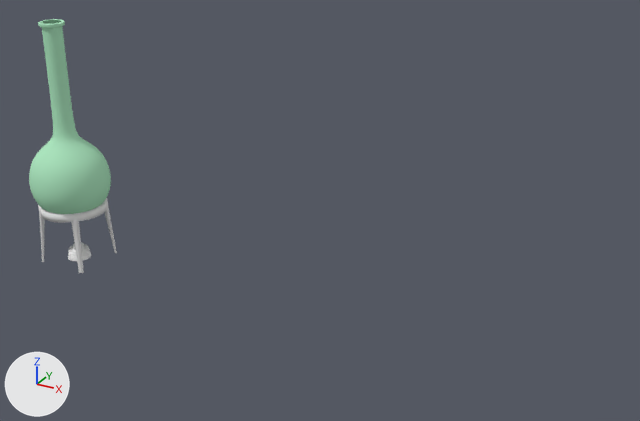
One commit to the Blender file Assets/models/house/floor02/lab/volumetric_flask01.blend: the scene before it, then after it.
Rendered twice from a camera (50 mm lens) standing at (2.32, -2.27, 1.14) and looking at (1.08, -0.01, 0.01). Lighting does not change. The marker at lower left points along +X, +Y and +Z.

In view in the first picture: 'metal_stand.000', 'volumetric_flask.000'.
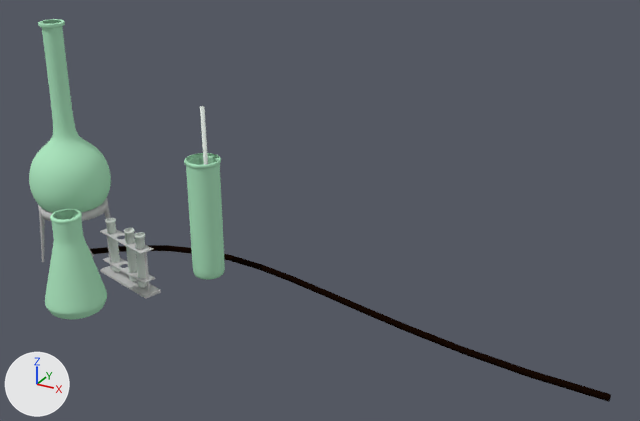
Commit message: volumetric_flask01: beaker and conical flask added, gas hose, test tubes and test tube holder added

Changed parts and their boxes (x1, y1, x2, y2) in the pictures (640 x 421 px):
'conical_flask.000', added (green)
    after: (45, 209, 107, 319)
'beaker.000', added (green)
    after: (184, 153, 225, 280)
'gas_hose.000', added (black)
    after: (90, 245, 611, 402)
'base', added
    after: (100, 266, 161, 299)
'plates', added
    after: (100, 229, 156, 284)
'test_tube.000', added
    after: (134, 232, 147, 288)
'test_tube.002', added
    after: (124, 228, 137, 282)
'test_tube.001', added
    after: (105, 218, 121, 273)
'stir.000', added
    after: (200, 106, 208, 165)
'legs', added
    after: (106, 229, 150, 291)

Edits to the bpy script that builds the scene:
```text
Add ob_plates:
    ob_plates = bpy.data.objects.new('plates', me_circle_001)  # 292 vertices, 286 faces; spans x 0.0..0.1311, y -0.0261..0.0261, z 0.0566..0.0597; in mat_lab_metal01 (its picture is missing); modifiers MIRROR
    ob_plates.parent = ob_test_tube_holder
    ob_plates.location = (0.312, 0.0, -0.303)
Add ob_test_tube_holder:
    ob_test_tube_holder = bpy.data.objects.new('test_tube_holder', None)
    ob_test_tube_holder.parent = ob_test_tubes
    ob_test_tube_holder.location = (0.312, 0.0, -0.339)
Add ob_test_tubes:
    ob_test_tubes = bpy.data.objects.new('test_tubes', None)
    ob_test_tubes.location = (0.312, -0.0726, -0.339)
    ob_test_tubes.rotation_euler = (0.0, 0.0, -0.281)  # degrees (0, 0, -16)
Add ob_base:
    ob_base = bpy.data.objects.new('base', me_cube_001)  # a box spanning x -0.147..0.147, y -0.032..0.032, z -0.005..0.005; in mat_lab_metal01 (its picture is missing)
    ob_base.parent = ob_test_tube_holder
    ob_base.location = (0.312, 0.0, -0.411)
Add ob_legs:
    ob_legs = bpy.data.objects.new('legs', me_cylinder_002)  # 64 vertices, 33 faces; spans x 0.115..0.124, y -0.005..0.005, z -0.085..0.085; in mat_lab_metal01 (its picture is missing); modifiers MIRROR
    ob_legs.parent = ob_test_tube_holder
    ob_legs.location = (0.312, 0.0, -0.327)
Add ob_conical_flask_000:
    ob_conical_flask_000 = bpy.data.objects.new('conical_flask.000', me_cylinder_008)  # 384 vertices, 353 faces; spans x -0.72..0.72, y -0.72..0.72, z -1.0..1.36; in mat_volumetric_flask01 (green #aee7c1); modifiers SUBSURF
    ob_conical_flask_000.location = (0.274, -0.308, -0.266)
    ob_conical_flask_000.scale = (0.15, 0.15, 0.15)
Add ob_stir_000:
    ob_stir_000 = bpy.data.objects.new('stir.000', me_cylinder_007)  # 64 vertices, 34 faces; spans x -0.05..0.05, y -0.05..0.05, z -2.07..2.07; in mat_lab_glass02 (white #dee7e1)
    ob_stir_000.location = (0.539, 0.129, -0.087)
    ob_stir_000.rotation_euler = (-0.125, -0.106, 0.0133)  # degrees (-7.2, -6.1, 0.8)
    ob_stir_000.scale = (0.15, 0.15, 0.15)
Add ob_beaker_000:
    ob_beaker_000 = bpy.data.objects.new('beaker.000', me_cylinder_006)  # 224 vertices, 193 faces; spans x -0.43..0.43, y -0.43..0.43, z -1.52..1.52; in mat_volumetric_flask01 (green #aee7c1); modifiers SUBSURF
    ob_beaker_000.location = (0.533, 0.117, -0.184)
    ob_beaker_000.scale = (0.15, 0.15, 0.15)
Add ob_test_tube_000:
    ob_test_tube_000 = bpy.data.objects.new('test_tube.000', me_cylinder_003)  # 256 vertices, 225 faces; spans x -0.017..0.017, y -0.017..0.017, z -0.088..0.081; in mat_lab_glass02 (white #dee7e1); modifiers SOLIDIFY
    ob_test_tube_000.parent = ob_test_tubes
    ob_test_tube_000.location = (0.401, 0.0, -0.295)
    ob_test_tube_000.rotation_euler = (-0.0146, 0.0198, -0.00029)  # degrees (-0.8, 1.1, -0)
    ob_test_tube_000.scale = (1.09, 1.09, 1.25)
Add ob_test_tube_001:
    ob_test_tube_001 = bpy.data.objects.new('test_tube.001', me_cylinder_003.copy())  # modifiers SOLIDIFY
    ob_test_tube_001.parent = ob_test_tubes
    ob_test_tube_001.location = (0.225, 0.0, -0.296)
    ob_test_tube_001.rotation_euler = (0.0, -0.0458, 0.0)  # degrees (0, -2.6, 0)
    ob_test_tube_001.scale = (1.09, 1.09, 1.25)
Add ob_test_tube_002:
    ob_test_tube_002 = bpy.data.objects.new('test_tube.002', me_cylinder_003.copy())  # modifiers SOLIDIFY
    ob_test_tube_002.parent = ob_test_tubes
    ob_test_tube_002.location = (0.34, 0.0, -0.295)
    ob_test_tube_002.rotation_euler = (0.0276, 0.0403, 0.00112)  # degrees (1.6, 2.3, 0.1)
    ob_test_tube_002.scale = (1.09, 1.09, 1.25)
Add ob_gas_hose_000:
    ob_gas_hose_000 = bpy.data.objects.new('gas_hose.000', me_mesh)  # 624 vertices, 576 faces; spans x 0.01..2.02, y 0.02..0.26, z -0.01..0.01; in mat_cord01 (black #140904)
    ob_gas_hose_000.location = (0.0, 0.0, -0.404)
```
